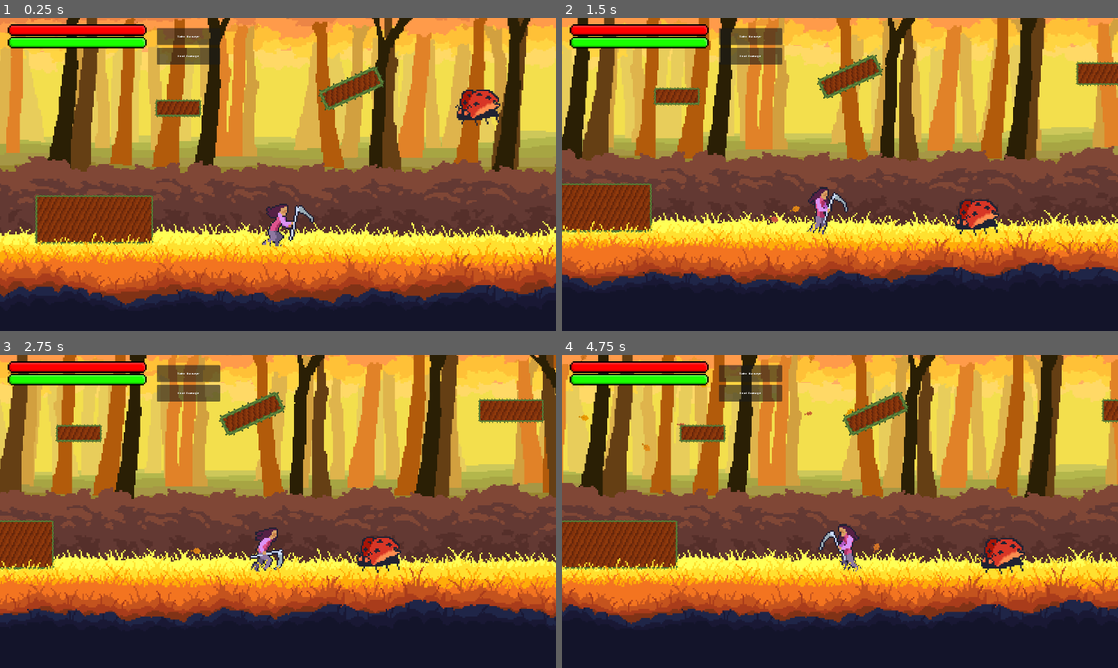
Above: before the commit, frames 1-4 (two rows, left to right).
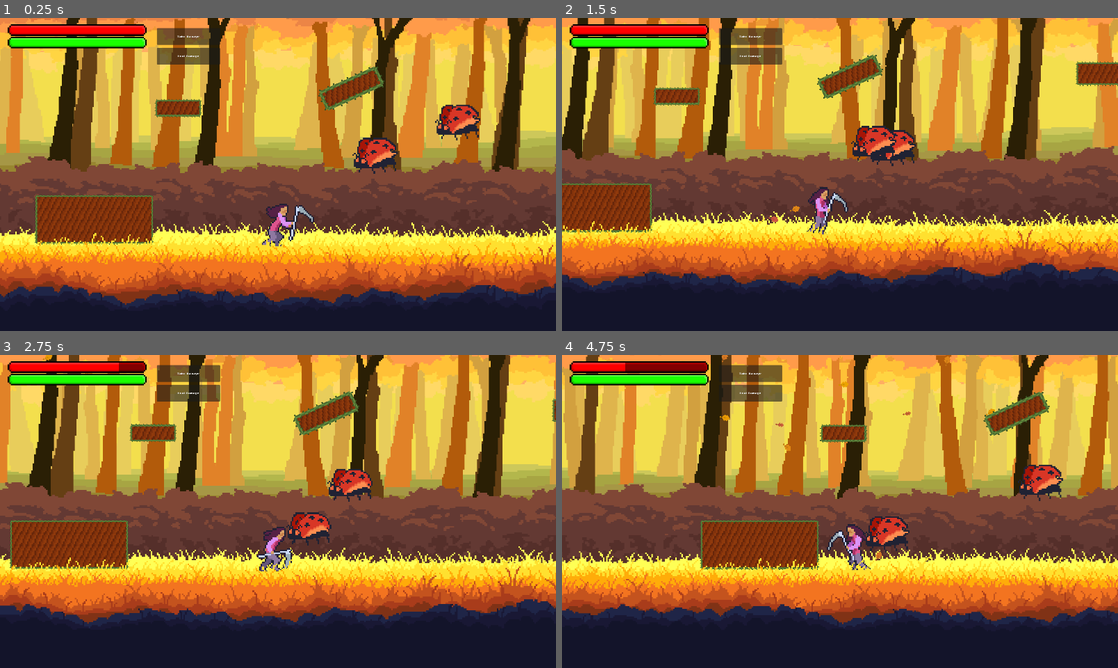
Above: after the commit, the same moments.

Repository: LordRevan36/software_development_platformer
Game: Godot game, scene res://Levels/Forest/mainTesting.tscn
Two runs of this game, one before a commit and one after it. Both use one fixed random seed, a clock stepped at 60 frames per second and the inputs below. This scene is started directly instead of the project's main scene.
Inputs (mouse positions are in pixels of both pictures, inside the frame that each line leads up to):
- Up to frame 1 (0.25 s): no input
- Up to frame 2 (1.5 s): tap Enter at 0.5 s; move the mouse to (962, 158) at 0.52 s; hold D (Right) 0.53-1.25 s; tap K (Attack) at 0.6 s; click (962, 158) at 0.67 s; drag from (728, 190) to (990, 224) at 1.27 s
- Up to frame 3 (2.75 s): move the mouse to (333, 442) at 2.02 s; hold D (Right) from 2.03 s (still down); tap K (Attack) at 2.1 s
- Up to frame 4 (4.75 s): release D (Right) at 2.75 s; drag from (812, 574) to (673, 464) at 2.77 s; move the mouse to (1006, 558) at 3.52 s; hold A (Left) 3.53-4.25 s; tap K (Attack) at 3.6 s; drag from (673, 464) to (756, 433) at 4.27 s

The runs differ from the first frame. In frame 1, 1.8% of the frame differs, in the area x 63-90%, y 22-50%; in frame 2, 1.7%; in frame 3, 51%; in frame 4, 54%, in the area x 0-100%, y 0-88%.

Commit message:
remake & raycasting attempt
remade enemies as a characterbody2d under enemy_2

Diff:
--- a/software-development-platformer/Enemies/enemy.gd
+++ b/software-development-platformer/Enemies/enemy.gd
@@ -2,21 +2,25 @@
 class_name enemy
 @onready var EnSprite: AnimatedSprite2D = $EnemySprite
 @export var MAX_Health_Enemy := 10
-@onready var player_char = $"../Player" #CHANGE TO MAIN
+@onready var player_char : Player = $"../Player" #CHANGE TO MAIN
 #list of all enemy types, use the index value to indicate which enemy to spawn
-	#name,  gravity, attack_dmg, kb_amt, kb_time
+	#name,  gravity, attack_dmg, kb_amt, kb_time, speed
 var enemy_types = [
-	["test", 1.0, 10, 500.0, 0.025],
-	["ladybug", 0.5, 20, 600, 0.0025]
+	["test", 1.0, 10, 500.0, 0.025, 35],
+	["ladybug", 1.0, 20, 600, 0.0025, 150]
 	]
 
 @export var enemy_num := 0
+var velocity := linear_velocity.x
+enum State {IDLE, PATROL, CHASE}
+var state : State = State.IDLE
 var current_anim
 var enemy_name := " "
 var gravity_stat
 var attack_dmg
 var kb_amt
 var kb_time
+var speed
 
 @onready var AnimSprite: AnimatedSprite2D = $EnemySprite #just makes code look better, easier to change later if file paths change
 
@@ -24,20 +28,39 @@
 
 # Called when the node enters the scene tree for the first time.
 func _ready() -> void:
+	print("start")
 	_set_stats()
 	_apply_stats(gravity_stat)
 
 
 # Called every frame. 'delta' is the elapsed time since the previous frame.
 func _process(delta: float) -> void:
-	pass
+
+	var direction = (player_char.global_position - global_position).normalized()
+	if enemy_num == 1:
+		#$EnemySprite.look_at(player_char.global_position)
+			linear_velocity = lerp(linear_velocity, direction * speed, 8.5 * delta)
+	if enemy_num == 0:
+		if  direction.x > 0:
+			velocity = speed
+		else:
+			velocity = -speed
+		#linear_velocity =
+
+
 
 func _apply_stats(gravity: float) -> void:
 	set_gravity_scale(gravity)
 
 
+
 func _update_enemy_animation() -> void:
-	pass
+	if state == State.PATROL:
+		current_anim = enemy_name + "_PATROL"
+	elif state == State.CHASE:
+		current_anim = enemy_name + "_CHASE"
+	else:
+		current_anim = enemy_name + "_IDLE"
 #make it return values later for _assign_stats
 	#or just make a lot of class variables
 #use a for loop to cycle through enemy array and set variables
@@ -47,15 +70,11 @@
 func _set_stats() -> void:
 	enemy_name = enemy_types[enemy_num][0]
 	gravity_stat = enemy_types[enemy_num][1]
-	current_anim = enemy_name + "_idle"
+	current_anim = enemy_name + "_IDLE"
 	attack_dmg = enemy_types[enemy_num][2]
 	kb_amt = enemy_types[enemy_num][3]
 	kb_time = enemy_types[enemy_num][4]
-	#enemy_name = enemy_types[enemy_num]
-	#if enemy_num == 0:
-	#	gravity_stat = 1.0
-	#if enemy_num == 1:
-	#	gravity_stat = 0
+	speed = enemy_types[enemy_num][5]
 
 
 func _on_area_2d_body_entered(body: Node2D) -> void:
@@ -63,5 +82,6 @@
 		player_char.take_damage(attack_dmg)
 		#make it knockback player
 		#physics still feel off, needs some tuning
-		var knockback_direction = (body.global_position - global_position).normalized()
-		body.apply_knockback(knockback_direction, kb_amt, kb_time)
+		var player_kb_direction = (body.global_position - global_position)
+		body.apply_knockback(player_kb_direction.normalized(), kb_amt, kb_time)
+		apply_central_force(player_kb_direction)
--- a/software-development-platformer/Enemies/enemy.tscn
+++ b/software-development-platformer/Enemies/enemy.tscn
@@ -16,15 +16,35 @@
 
 [sub_resource type="AtlasTexture" id="AtlasTexture_47qgu"]
 atlas = ExtResource("3_47qgu")
-region = Rect2(128, 128, 128, 128)
+region = Rect2(0, 128, 128, 128)
 
 [sub_resource type="AtlasTexture" id="AtlasTexture_572h1"]
 atlas = ExtResource("3_47qgu")
-region = Rect2(0, 256, 128, 128)
+region = Rect2(128, 128, 128, 128)
 
 [sub_resource type="AtlasTexture" id="AtlasTexture_rt1x0"]
 atlas = ExtResource("3_47qgu")
 region = Rect2(256, 128, 128, 128)
+
+[sub_resource type="AtlasTexture" id="AtlasTexture_8wvsg"]
+atlas = ExtResource("3_47qgu")
+region = Rect2(0, 256, 128, 128)
+
+[sub_resource type="AtlasTexture" id="AtlasTexture_gk8ng"]
+atlas = ExtResource("3_47qgu")
+region = Rect2(0, 256, 128, 128)
+
+[sub_resource type="AtlasTexture" id="AtlasTexture_4o6mh"]
+atlas = ExtResource("3_47qgu")
+region = Rect2(256, 128, 128, 128)
+
+[sub_resource type="AtlasTexture" id="AtlasTexture_koi6q"]
+atlas = ExtResource("3_47qgu")
+region = Rect2(128, 128, 128, 128)
+
+[sub_resource type="AtlasTexture" id="AtlasTexture_jlnat"]
+atlas = ExtResource("3_47qgu")
+region = Rect2(0, 128, 128, 128)
 
 [sub_resource type="SpriteFrames" id="SpriteFrames_iifgy"]
 animations = [{
@@ -36,7 +56,7 @@
 "texture": SubResource("AtlasTexture_qi2p4")
 }],
 "loop": true,
-"name": &"ladybug_idle",
+"name": &"ladybug_IDLE",
 "speed": 5.0
 }, {
 "frames": [{
@@ -48,10 +68,25 @@
 }, {
 "duration": 1.0,
 "texture": SubResource("AtlasTexture_rt1x0")
+}, {
+"duration": 1.0,
+"texture": SubResource("AtlasTexture_8wvsg")
+}, {
+"duration": 1.0,
+"texture": SubResource("AtlasTexture_gk8ng")
+}, {
+"duration": 1.0,
+"texture": SubResource("AtlasTexture_4o6mh")
+}, {
+"duration": 1.0,
+"texture": SubResource("AtlasTexture_koi6q")
+}, {
+"duration": 1.0,
+"texture": SubResource("AtlasTexture_jlnat")
 }],
 "loop": true,
-"name": &"test_idle",
-"speed": 5.0
+"name": &"test_IDLE",
+"speed": 18.0
 }]
 
 [sub_resource type="RectangleShape2D" id="RectangleShape2D_bxkaj"]
@@ -60,13 +95,14 @@
 [node name="Enemy" type="RigidBody2D" unique_id=1526640072]
 collision_layer = 4
 collision_mask = 3
+lock_rotation = true
 script = ExtResource("1_bxkaj")
 
 [node name="EnemySprite" type="AnimatedSprite2D" parent="." unique_id=1690707412]
 material = SubResource("ShaderMaterial_7k104")
 sprite_frames = SubResource("SpriteFrames_iifgy")
-animation = &"test_idle"
-autoplay = "test_idle"
+animation = &"test_IDLE"
+autoplay = "test_IDLE"
 
 [node name="EnemyHitbox" type="CollisionShape2D" parent="." unique_id=1719450440]
 position = Vector2(1, 12.999998)
@@ -74,6 +110,7 @@
 shape = SubResource("RectangleShape2D_bxkaj")
 
 [node name="Area2D" type="Area2D" parent="." unique_id=1827896988]
+collision_layer = 4
 collision_mask = 2
 
 [node name="EnemyHitbox2" type="CollisionShape2D" parent="Area2D" unique_id=160350218]
--- /dev/null
+++ b/software-development-platformer/Enemies/enemy_2.tscn
@@ -0,0 +1,144 @@
+[gd_scene format=3 uid="uid://dxormpvkyktyp"]
+
+[ext_resource type="Script" uid="uid://bd2g3bw4plnhy" path="res://enemy_2.gd" id="1_csjqm"]
+[ext_resource type="Texture2D" uid="uid://c358chfo1weff" path="res://Assets/Enemies/LadyBug_IdleNew.png" id="2_1jrr1"]
+[ext_resource type="Texture2D" uid="uid://bk30khlouxjbf" path="res://Assets/Enemies/Ladybug_Liftoff.png" id="3_rtiul"]
+
+[sub_resource type="ShaderMaterial" id="ShaderMaterial_by8t8"]
+
+[sub_resource type="AtlasTexture" id="AtlasTexture_4gyqm"]
+atlas = ExtResource("2_1jrr1")
+region = Rect2(0, 0, 128, 128)
+
+[sub_resource type="AtlasTexture" id="AtlasTexture_qi2p4"]
+atlas = ExtResource("2_1jrr1")
+region = Rect2(0, 128, 128, 128)
+
+[sub_resource type="AtlasTexture" id="AtlasTexture_47qgu"]
+atlas = ExtResource("3_rtiul")
+region = Rect2(0, 128, 128, 128)
+
+[sub_resource type="AtlasTexture" id="AtlasTexture_572h1"]
+atlas = ExtResource("3_rtiul")
+region = Rect2(128, 128, 128, 128)
+
+[sub_resource type="AtlasTexture" id="AtlasTexture_rt1x0"]
+atlas = ExtResource("3_rtiul")
+region = Rect2(256, 128, 128, 128)
+
+[sub_resource type="AtlasTexture" id="AtlasTexture_8wvsg"]
+atlas = ExtResource("3_rtiul")
+region = Rect2(0, 256, 128, 128)
+
+[sub_resource type="AtlasTexture" id="AtlasTexture_gk8ng"]
+atlas = ExtResource("3_rtiul")
+region = Rect2(0, 256, 128, 128)
+
+[sub_resource type="AtlasTexture" id="AtlasTexture_4o6mh"]
+atlas = ExtResource("3_rtiul")
+region = Rect2(256, 128, 128, 128)
+
+[sub_resource type="AtlasTexture" id="AtlasTexture_koi6q"]
+atlas = ExtResource("3_rtiul")
+region = Rect2(128, 128, 128, 128)
+
+[sub_resource type="AtlasTexture" id="AtlasTexture_jlnat"]
+atlas = ExtResource("3_rtiul")
+region = Rect2(0, 128, 128, 128)
+
+[sub_resource type="SpriteFrames" id="SpriteFrames_sesgi"]
+animations = [{
+"frames": [{
+"duration": 1.0,
+"texture": SubResource("AtlasTexture_4gyqm")
+}, {
+"duration": 1.0,
+"texture": SubResource("AtlasTexture_qi2p4")
+}],
+"loop": true,
+"name": &"ladybug_IDLE",
+"speed": 5.0
+}, {
+"frames": [{
+"duration": 1.0,
+"texture": SubResource("AtlasTexture_47qgu")
+}, {
+"duration": 1.0,
+"texture": SubResource("AtlasTexture_572h1")
+}, {
+"duration": 1.0,
+"texture": SubResource("AtlasTexture_rt1x0")
+}, {
+"duration": 1.0,
+"texture": SubResource("AtlasTexture_8wvsg")
+}, {
+"duration": 1.0,
+"texture": SubResource("AtlasTexture_gk8ng")
+}, {
+"duration": 1.0,
+"texture": SubResource("AtlasTexture_4o6mh")
+}, {
+"duration": 1.0,
+"texture": SubResource("AtlasTexture_koi6q")
+}, {
+"duration": 1.0,
+"texture": SubResource("AtlasTexture_jlnat")
+}],
+"loop": true,
+"name": &"test_IDLE",
+"speed": 18.0
+}]
+
+[sub_resource type="RectangleShape2D" id="RectangleShape2D_tjhdv"]
+size = Vector2(60, 100)
+
+[sub_resource type="RectangleShape2D" id="RectangleShape2D_qnm5v"]
+size = Vector2(60, 100)
+
+[node name="Enemy2" type="CharacterBody2D" unique_id=1365951180]
+collision_layer = 4
+script = ExtResource("1_csjqm")
+
+[node name="EnemySprite" type="AnimatedSprite2D" parent="." unique_id=730881712]
+material = SubResource("ShaderMaterial_by8t8")
+sprite_frames = SubResource("SpriteFrames_sesgi")
+animation = &"test_IDLE"
+autoplay = "test_IDLE"
+
+[node name="PlayerCast" type="RayCast2D" parent="EnemySprite" unique_id=1722364592]
+target_position = Vector2(-225, 0)
+collision_mask = 2
+
+[node name="CloseCast" type="RayCast2D" parent="EnemySprite" unique_id=159021372]
+target_position = Vector2(-75, 0)
+collision_mask = 3
+
+[node name="GroundCast" type="RayCast2D" parent="EnemySprite" unique_id=396132214]
+position = Vector2(-75, 0)
+
+[node name="RightMarker" type="Marker2D" parent="EnemySprite" unique_id=956567291]
+position = Vector2(-200, 0)
+
+[node name="LeftMarker" type="Marker2D" parent="EnemySprite" unique_id=322301880]
+position = Vector2(200, 0)
+
+[node name="EnemyHitbox" type="CollisionShape2D" parent="." unique_id=773228921]
+position = Vector2(1, 12.999998)
+rotation = 1.5707964
+shape = SubResource("RectangleShape2D_tjhdv")
+
+[node name="Area2D" type="Area2D" parent="." unique_id=980961660]
+position = Vector2(1, 12.999998)
+rotation = 1.5707964
+collision_layer = 4
+collision_mask = 7
+
+[node name="EnemyHitbox2" type="CollisionShape2D" parent="Area2D" unique_id=1792301746]
+position = Vector2(-0.83333397, 1.2727281)
+scale = Vector2(1.2, 1.1)
+shape = SubResource("RectangleShape2D_qnm5v")
+
+[node name="Timer" type="Timer" parent="." unique_id=519184320]
+
+[connection signal="body_entered" from="Area2D" to="." method="_on_area_2d_body_entered"]
+[connection signal="timeout" from="Timer" to="." method="_on_timer_timeout"]
--- a/software-development-platformer/Levels/Forest/mainTesting.tscn
+++ b/software-development-platformer/Levels/Forest/mainTesting.tscn
@@ -15,6 +15,7 @@
 [ext_resource type="PackedScene" uid="uid://cikgxfjxyjw3r" path="res://Props/Exit/exit.tscn" id="15_1ar81"]
 [ext_resource type="Texture2D" uid="uid://d15b6nmtxas3j" path="res://Assets/Forest/BushyGrass.png" id="16_1ds8o"]
 [ext_resource type="Texture2D" uid="uid://dok7ls8ld3g3u" path="res://Assets/Forest/FrontGround.png" id="17_ry543"]
+[ext_resource type="PackedScene" uid="uid://dxormpvkyktyp" path="res://Enemies/enemy_2.tscn" id="18_gy5oh"]
 [ext_resource type="AudioStream" uid="uid://buaaxggw78ntj" path="res://Assets/Music/ForestLevel.mp3" id="18_hr4t6"]
 [ext_resource type="PackedScene" uid="uid://bfitipy31q1js" path="res://Enemies/enemy.tscn" id="19_wnxxf"]
 
@@ -1078,9 +1079,12 @@
 parameters/looping = true
 
 [node name="Ladybug" parent="." unique_id=1526640072 groups=["CurrentEnemies"] instance=ExtResource("19_wnxxf")]
-position = Vector2(515, -378)
+position = Vector2(479, -336)
 gravity_scale = 0.0
 enemy_num = 1
+
+[node name="Enemy2" parent="." unique_id=1365951180 instance=ExtResource("18_gy5oh")]
+position = Vector2(242, -236)
 
 [connection signal="body_entered" from="Ladybug" to="Parallax <100/Parallax70/Repeating/LeafParticle" method="_on_ladybug_body_entered_player"]
 
--- /dev/null
+++ b/software-development-platformer/enemy_2.gd
@@ -0,0 +1,153 @@
+extends CharacterBody2D
+
+@onready var EnSprite: AnimatedSprite2D = $EnemySprite
+@onready var player_char = $"../Player" #CHANGE TO MAIN
+@onready var player_cast: RayCast2D = $EnemySprite/PlayerCast
+@onready var close_cast: RayCast2D = $EnemySprite/CloseCast
+@onready var ground_cast: RayCast2D = $EnemySprite/GroundCast
+@onready var timer = $Timer
+@onready var right_marker : Marker2D = $EnemySprite/RightMarker
+@onready var left_marker : Marker2D = $EnemySprite/LeftMarker
+
+@export var MAX_Health_Enemy := 10
+@export var enemy_num := 0
+
+#stuff to determine movement
+var direction : Vector2
+@onready var right_bound : Vector2 = right_marker.position
+@onready var left_bound : Vector2 = left_marker.position
+enum State {IDLE, PATROL, CHASE}
+var state : State = State.IDLE
+
+#stats
+var current_anim
+var enemy_name := " "
+var gravity_stat
+var attack_dmg
+var kb_amt
+var kb_time
+var speed
+var acc
+
+#list of all enemy types, use the index value to indicate which enemy to spawn
+	#name,  gravity, attack_dmg, kb_amt, kb_time, speed, acc
+var enemy_types = [
+	["test", 1.0, 10, 500.0, 0.025, 100.0, 50],
+	["ladybug", 1.0, 20, 600, 0.0025, 150.0, 50]
+	]
+
+func _ready() -> void:
+	_set_stats()
+
+func _physics_process(delta: float) -> void:
+	set_movement(delta)
+	change_direction()
+	look_for_player()
+
+func look_for_player():
+	if player_cast.is_colliding():
+		var collider = player_cast.get_collider()
+		if collider == player_char:
+			chase_start()
+			print("chasing")
+		elif state == State.CHASE:
+			chase_stop()
+	elif state == State.CHASE:
+		chase_stop()
+
+func chase_start() -> void:
+	timer.stop()
+	state = State.CHASE
+
+func chase_stop() -> void:
+	if timer.time_left <= 0:
+		timer.start()
+		print("start timer")
+
+func _apply_gravity(delta: float) -> void:
+	if not is_on_floor():
+		velocity += get_gravity() * delta
+
+
+func set_movement(delta: float) -> void:
+	if enemy_num != 1:
+		_apply_gravity(delta)
+	if state == State.PATROL:
+		velocity = velocity.move_toward(direction * speed * (2/3), acc * delta)
+	elif state == State.CHASE:
+		velocity = velocity.move_toward(direction * speed, acc * delta)
+	else:
+		velocity = Vector2(0,0)
+
+	move_and_slide()
+
+func change_direction() -> void:
+	if state == State.PATROL:
+		if EnSprite.flip_h:
+			#move right
+			if self.position.x <= right_bound.x:
+				direction = Vector2(1,0)
+			else:
+				#flip to left
+				EnSprite.flip_h = false
+				player_cast.target_position = left_bound
+		else:
+			#moving left
+			if self.position.x >= left_bound.x:
+				direction = Vector2(-1,0)
+			else:
+				#flip to right
+				EnSprite.flip_h = true
+				player_cast.target_position = right_bound
+	if state == State.CHASE:
+		#follow player
+		#does it need to be position or global_position?
+		var direction = (player_char.position - position).normalized()
+		direction = sign(direction)
+		if direction.x == 1:
+			#flip right
+			EnSprite.flip_h = true
+			player_cast.target_position = right_bound
+		else:
+			#flip left
+			EnSprite.flip_h = false
+			player_cast.target_position = left_bound
+
+
+func _update_enemy_animation() -> void:
+	if state == State.PATROL:
+		current_anim = enemy_name + "_PATROL"
+	elif state == State.CHASE:
+		current_anim = enemy_name + "_CHASE"
+	else:
+		current_anim = enemy_name + "_IDLE"
+
+
+#make it return values later for _assign_stats
+	#or just make a lot of class variables
+#use a for loop to cycle through enemy array and set variables
+#animations
+	#have a string with the enemy name and have the parameter be a concatted string
+	#standarized animation names where you just have to change the first word(name)
+func _set_stats() -> void:
+	enemy_name = enemy_types[enemy_num][0]
+	gravity_stat = enemy_types[enemy_num][1]
+	current_anim = enemy_name + "_IDLE"
+	attack_dmg = enemy_types[enemy_num][2]
+	kb_amt = enemy_types[enemy_num][3]
+	kb_time = enemy_types[enemy_num][4]
+	speed = enemy_types[enemy_num][5]
+	acc = enemy_types[enemy_num][6]
+
+
+func _on_area_2d_body_entered(body: Node2D) -> void:
+	if body == player_char:
+		player_char.take_damage(attack_dmg)
+		#make it knockback player
+		#physics still feel off, needs some tuning
+		var knockback_direction = (body.global_position - global_position).normalized()
+		body.apply_knockback(knockback_direction, kb_amt, kb_time)
+
+
+func _on_timer_timeout() -> void:
+	state = State.PATROL
Not shown: 5 places in software-development-platformer/Levels/Forest/mainTesting.tscn that only renumber resources
Not shown: 1 places in software-development-platformer/Player/player.tscn that only renumber resources
Not shown, added: software-development-platformer/enemy_2.gd.uid
